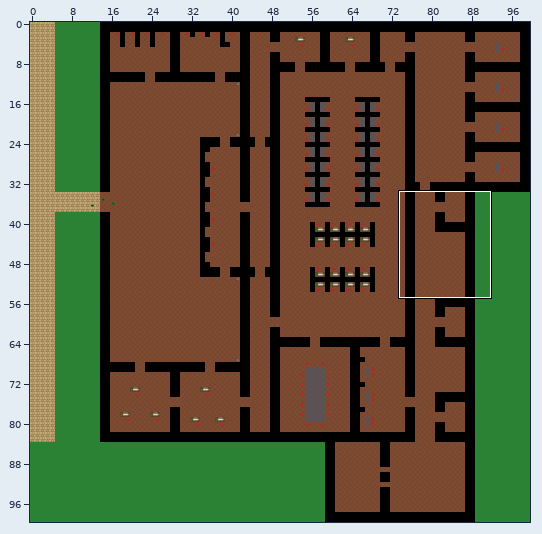
An edit to a level. Tiled map, assets/map1.tmx. The first picture is a wide view before the edit; the outline marks the close-up.
Close-up. As it was:
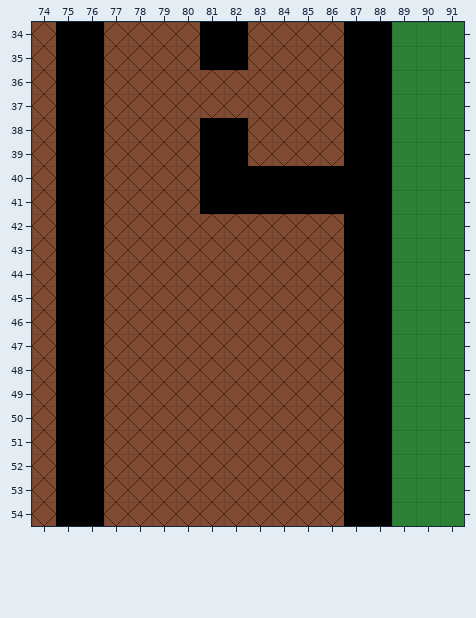
Cells are 32x32 px. Shown: x 74..91, y 34..54. The commit also changed other parts of the map, which this record leaves out.
The same view after the edit:
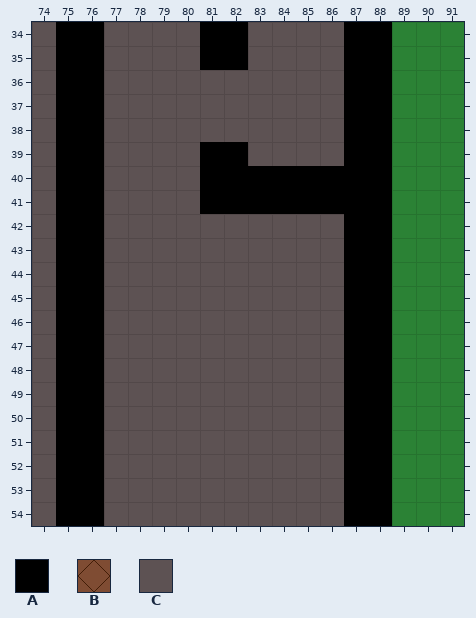
Key: from "terrain-assets": A 188, B 692, C 977.
_ is an empty cell, # one hidden under a higher layer.
From old to new:
{"where": "layer \"Floor\""}
{"y":34,"x":74,"old":"B","new":"C"}
{"y":34,"x":77,"old":"BBBB","new":"CCCC"}
{"y":34,"x":83,"old":"BBBB","new":"CCCC"}
{"y":35,"x":74,"old":"B","new":"C"}
{"y":35,"x":77,"old":"BBBB","new":"CCCC"}
{"y":35,"x":83,"old":"BBBB","new":"CCCC"}
{"y":36,"x":74,"old":"B","new":"C"}
{"y":36,"x":77,"old":"BBBBBBBBBB","new":"CCCCCCCCCC"}
{"y":37,"x":74,"old":"B","new":"C"}
{"y":37,"x":77,"old":"BBBBBBBBBB","new":"CCCCCCCCCC"}
{"y":38,"x":74,"old":"B","new":"C"}
{"y":38,"x":77,"old":"BBBB##BBBB","new":"CCCCCCCCCC"}
{"y":39,"x":74,"old":"B","new":"C"}
{"y":39,"x":77,"old":"BBBB","new":"CCCC"}
{"y":39,"x":83,"old":"BBBB","new":"CCCC"}
{"y":40,"x":74,"old":"B","new":"C"}
{"y":40,"x":77,"old":"BBBB","new":"CCCC"}
{"y":41,"x":74,"old":"B","new":"C"}
{"y":41,"x":77,"old":"BBBB","new":"CCCC"}
{"y":42,"x":74,"old":"B","new":"C"}
{"y":42,"x":77,"old":"BBBBBBBBBB","new":"CCCCCCCCCC"}
{"y":43,"x":74,"old":"B","new":"C"}
{"y":43,"x":77,"old":"BBBBBBBBBB","new":"CCCCCCCCCC"}
{"y":44,"x":74,"old":"B","new":"C"}
{"y":44,"x":77,"old":"BBBBBBBBBB","new":"CCCCCCCCCC"}
{"y":45,"x":74,"old":"B","new":"C"}
{"y":45,"x":77,"old":"BBBBBBBBBB","new":"CCCCCCCCCC"}
{"y":46,"x":74,"old":"B","new":"C"}
{"y":46,"x":77,"old":"BBBBBBBBBB","new":"CCCCCCCCCC"}
{"y":47,"x":74,"old":"B","new":"C"}
{"y":47,"x":77,"old":"BBBBBBBBBB","new":"CCCCCCCCCC"}
{"y":48,"x":74,"old":"B","new":"C"}
{"y":48,"x":77,"old":"BBBBBBBBBB","new":"CCCCCCCCCC"}
{"y":49,"x":74,"old":"B","new":"C"}
{"y":49,"x":77,"old":"BBBBBBBBBB","new":"CCCCCCCCCC"}
{"y":50,"x":74,"old":"B","new":"C"}
{"y":50,"x":77,"old":"BBBBBBBBBB","new":"CCCCCCCCCC"}
{"y":51,"x":74,"old":"B","new":"C"}
{"y":51,"x":77,"old":"BBBBBBBBBB","new":"CCCCCCCCCC"}
{"y":52,"x":74,"old":"B","new":"C"}
{"y":52,"x":77,"old":"BBBBBBBBBB","new":"CCCCCCCCCC"}
{"y":53,"x":74,"old":"B","new":"C"}
{"y":53,"x":77,"old":"BBBBBBBBBB","new":"CCCCCCCCCC"}
{"y":54,"x":74,"old":"B","new":"C"}
{"y":54,"x":77,"old":"BBBBBBBBBB","new":"CCCCCCCCCC"}
{"where": "layer \"WallsAccessories\""}
{"y":38,"x":81,"old":"AA","new":"__"}
{"label":"changed","picture_box":[32,22,56,526]}
{"label":"changed","picture_box":[104,22,344,526]}
